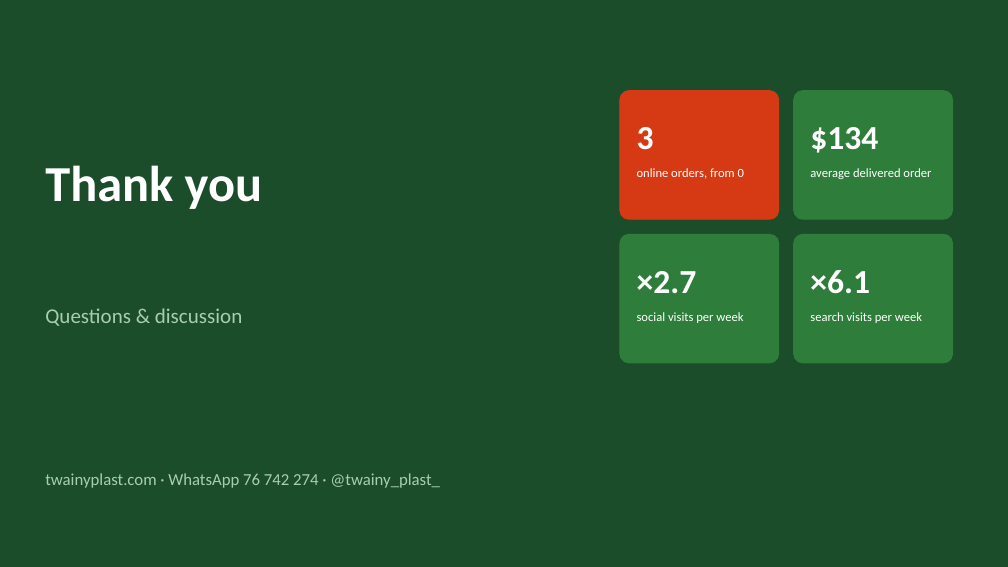
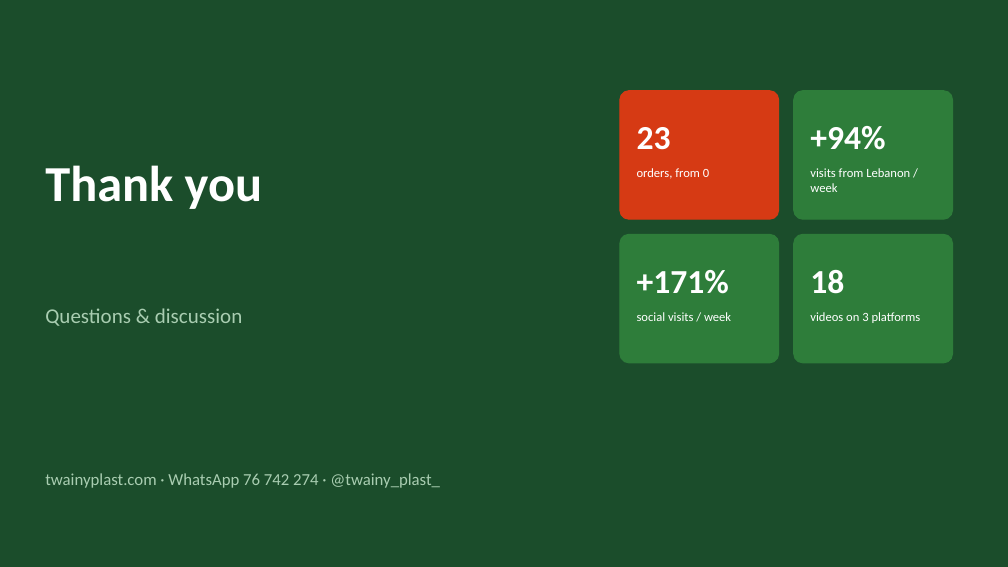
Before and after one commit to mouhibtwainy-dot/Twainy-Plast, a slide deck: slide 26 of deck/Twainy-Plast-Final-Deck.pptx. Drawn at 1008x567 pixels with LibreOffice and Linux fonts; fonts in the diff are those of the drawing. Boxes give left, top, right and bottom in pixels: in the first picture for what was removed or moved away, otherwise in the second. Text is boxed around its words. In the diff, an @@ line names an element or a change of style, - is before the commit and + after.

```diff
--- a/deck/Twainy-Plast-Final-Deck.pptx
+++ b/deck/Twainy-Plast-Final-Deck.pptx
@@ text at bbox=[637, 127, 671, 150]: text changed @@
-3
+23
@@ text at bbox=[810, 126, 885, 150]: text changed @@
-$134
++94%
@@ text at bbox=[637, 168, 709, 179]: text changed @@
-online orders, from 0
+orders, from 0
@@ text at bbox=[810, 168, 910, 192]: text changed @@
-average delivered order
+visits from Lebanon / week
@@ text at bbox=[637, 270, 729, 294]: text changed @@
-×2.7
++171%
@@ text at bbox=[810, 270, 844, 294]: text changed @@
-×6.1
+18
@@ text at bbox=[637, 312, 731, 321]: text changed @@
-social visits per week
+social visits / week
@@ text at bbox=[810, 312, 921, 323]: text changed @@
-search visits per week
+videos on 3 platforms
```
Also in this commit, not shown: 14 other slides changed, 2 other files.
